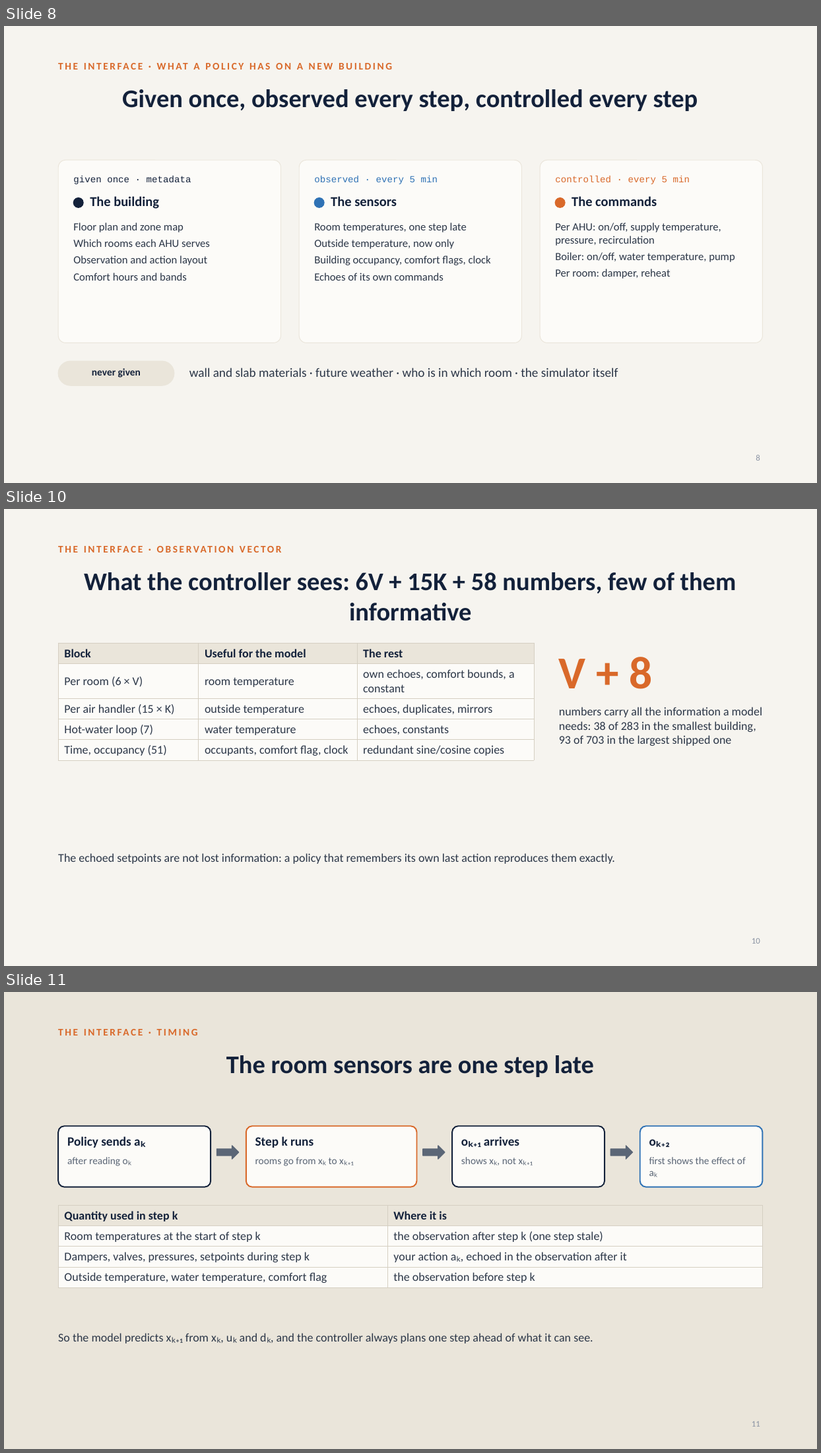
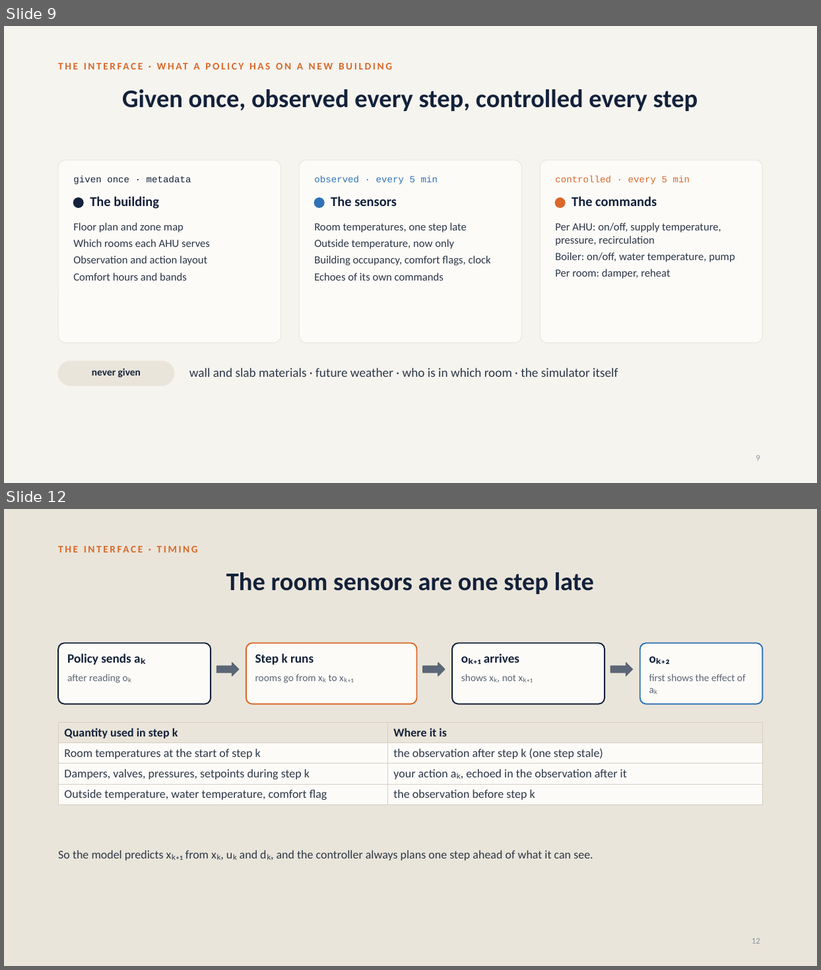
Before and after one commit to srivathsanb14/working-code, a slide deck: docs/One_Controller_for_Every_Building.pptx. Shown one above the other, each under a label of ours: slides 8, 10 and 11 before the commit, slides 9 and 12 after it; the slides between them are not shown. The pictures are 821x1453 and 821x970 pixels, drawn with LibreOffice and Linux fonts; fonts in the diff are those of the drawing. Boxes give left, top, right and bottom in pixels: in the first picture for what was removed or moved away, otherwise in the second. Text is boxed around its words. In the diff, an @@ line names an element or a change of style, - is before the commit and + after.

```diff
--- a/docs/One_Controller_for_Every_Building.pptx
+++ b/docs/One_Controller_for_Every_Building.pptx
@@ slide 10 removed at <box>4,509,817,966</box>, background #F6F4EF @@
@@ text removed at <box>58,543,763,564</box> @@
-THE INTERFACE · OBSERVATION VECTOR
@@ title removed at <box>84,572,737,621</box> @@
-What the controller sees: 6V + 15K + 58 numbers, few of them informative
@@ table removed at <box>58,643,534,758</box>, 5 rows, 3 columns @@
-Block | Useful for the model | The rest
-Per room (6 × V) | room temperature | own echoes, comfort bounds, a constant
-Per air handler (15 × K) | outside temperature | echoes, duplicates, mirrors
-Hot-water loop (7) | water temperature | echoes, constants
-Time, occupancy (51) | occupants, comfort flag, clock | redundant sine/cosine copies
@@ text removed at <box>559,657,653,689</box> @@
-V + 8
@@ text removed at <box>559,707,762,746</box> @@
-numbers carry all the information a model needs: 38 of 283 in the smallest building, 93 of 703 in the largest shipped one
@@ text removed at <box>58,854,615,864</box> @@
-The echoed setpoints are not lost information: a policy that remembers its own last action reproduces them exactly.
@@ page number removed at <box>752,939,760,944</box> @@
-10
@@ what was slide 8 is now slide 9 @@
@@ page number at <box>756,456,760,461</box>: text changed @@
-8
+9
@@ what was slide 11 is now slide 12 @@
@@ page number at <box>752,939,760,944</box>: text changed @@
-11
+12
```
Also in this commit, not shown: 2 slides changed, 4 slides added, 1 other slide removed.
